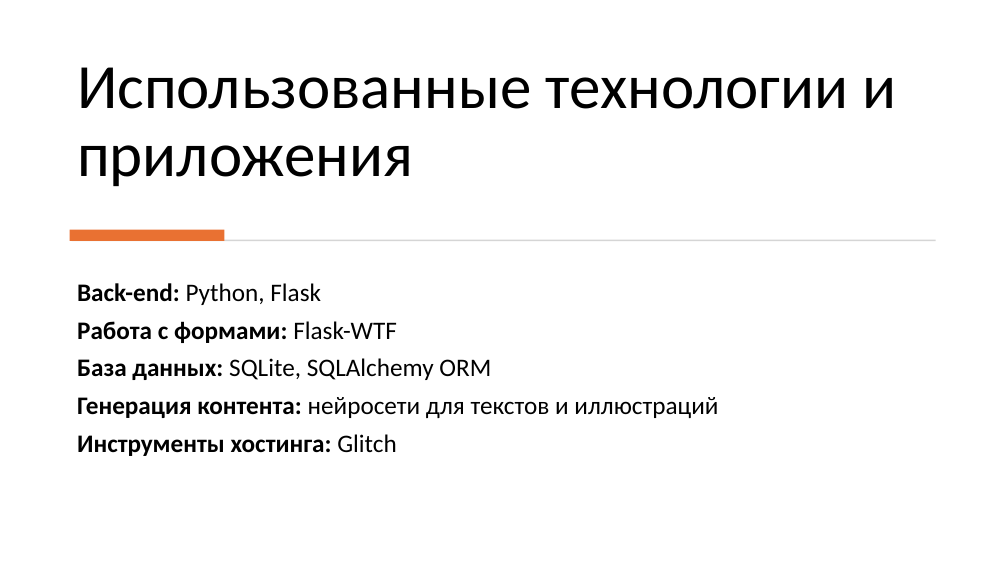
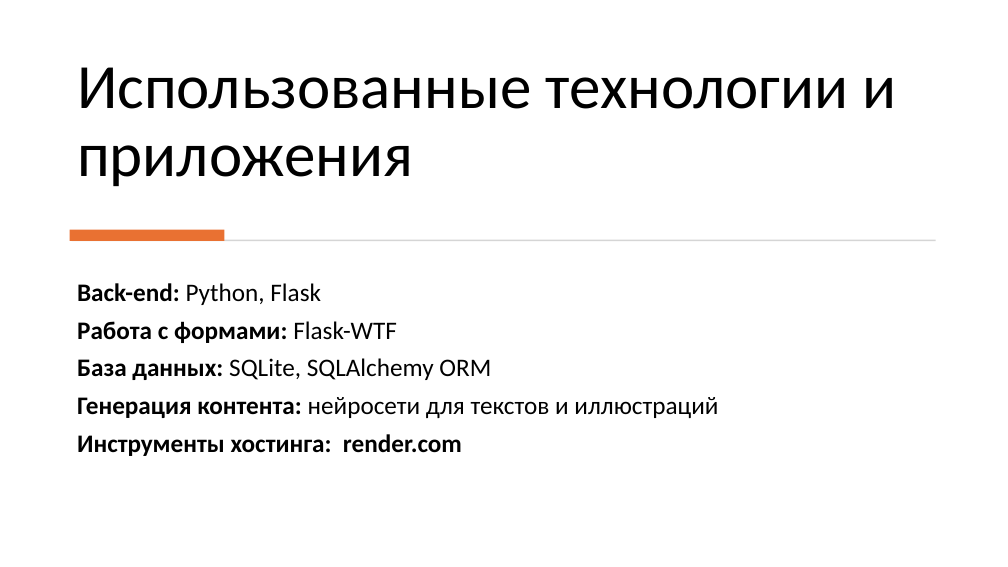
Before and after one commit to Step6433/epic-race, a slide deck: slide 5 of Презентация WEB.pptx. Drawn at 1008x567 pixels with LibreOffice and Linux fonts; fonts in the diff are those of the drawing. Boxes give left, top, right and bottom in pixels: in the first picture for what was removed or moved away, otherwise in the second. Text is boxed around its words. In the diff, an @@ line names an element or a change of style, - is before the commit and + after.

```diff
--- a/Презентация WEB.pptx
+++ b/Презентация WEB.pptx
@@ text at (77, 434, 462, 456): text changed @@
-Инструменты хостинга: Glitch
+Инструменты хостинга: render.com
```
Also in this commit, not shown: 1 other slide changed.
